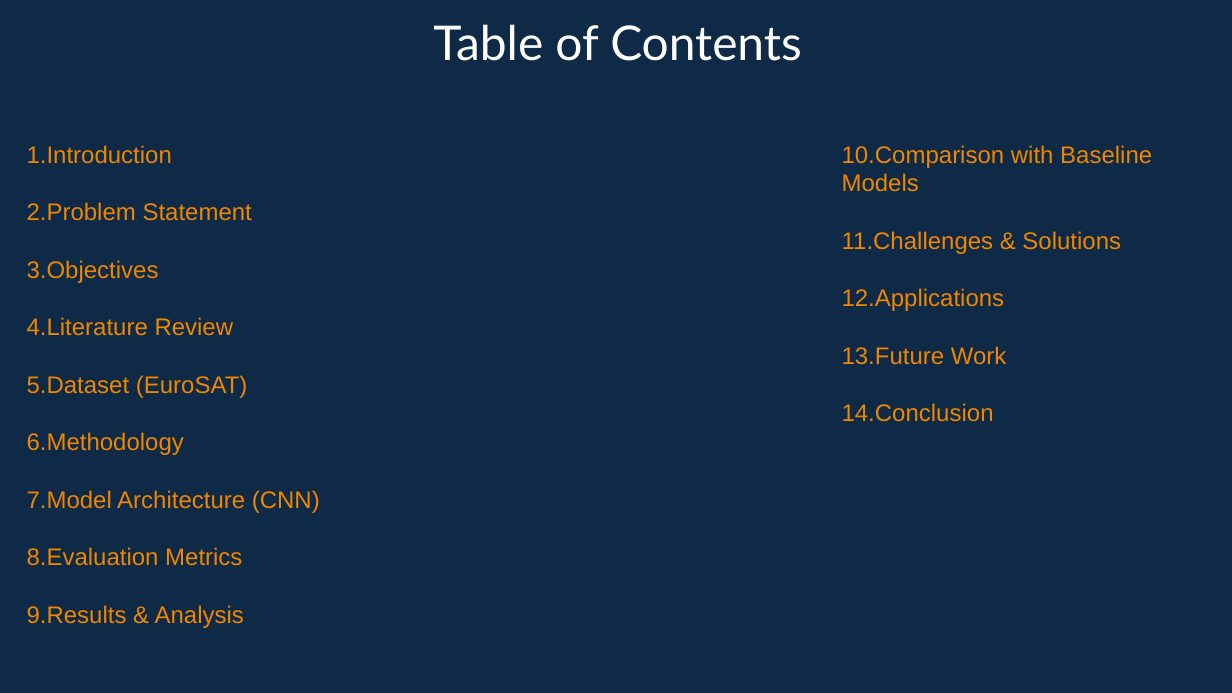
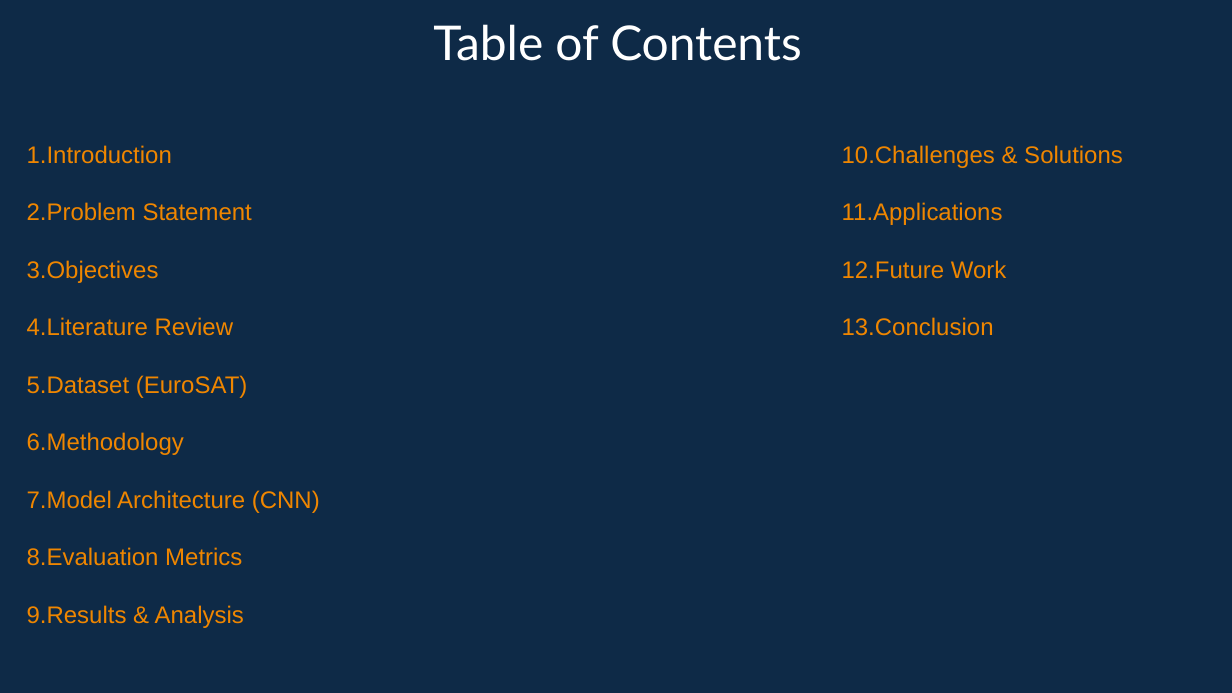
Before and after one commit to OmarTamer2004/depi-project-, a slide deck: slide 3 of PRESENTATION.pptx. Drawn at 1232x693 pixels with LibreOffice and Linux fonts; fonts in the diff are those of the drawing. Boxes give left, top, right and bottom in pixels: in the first picture for what was removed or moved away, otherwise in the second. Text is boxed around its words. In the diff, an @@ line names an element or a change of style, - is before the commit and + after.

```diff
--- a/PRESENTATION.pptx
+++ b/PRESENTATION.pptx
@@ text at [842,145,1123,336]: text changed @@
-10.Comparison with Baseline Models
-11.Challenges & Solutions
-12.Applications
-13.Future Work
-14.Conclusion
+10.Challenges & Solutions
+11.Applications
+12.Future Work
+13.Conclusion
```
Also in this commit, not shown: 6 other slides changed, 1 slide removed.
